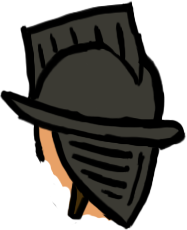
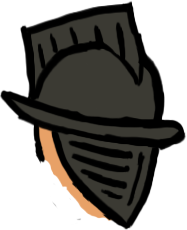
Before/after of a 187 x 230 layered artwork. What changed in the layer stack:
painted on "Layer 1" over [66, 183, 91, 224]
painted on "Layer 2" over [66, 183, 92, 217]
